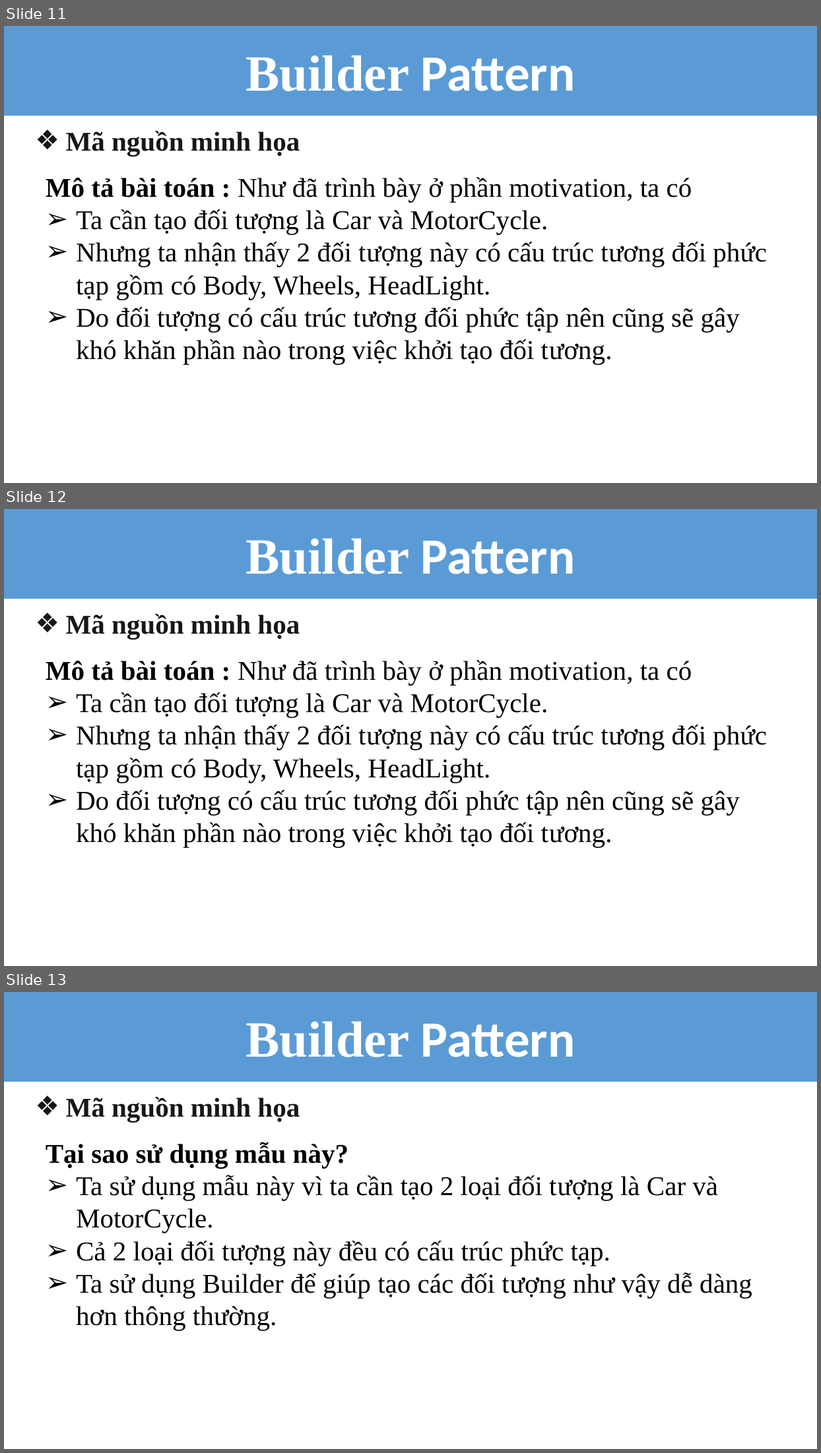
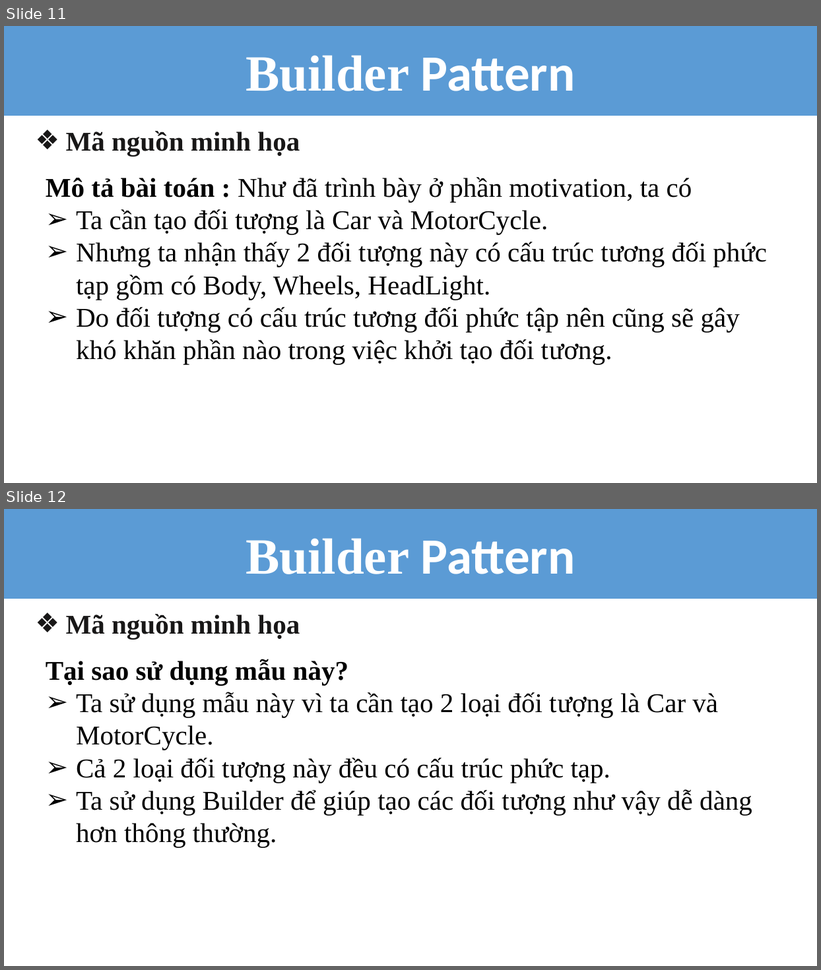
Before and after one commit to huulocuit1/DP, a slide deck: KHOA/Builder.pptx. Shown one above the other, each under a label of ours: slides 11, 12 and 13 before the commit, slides 11 and 12 after it. The pictures are 821x1453 and 821x970 pixels, drawn with LibreOffice and Linux fonts; fonts in the diff are those of the drawing. Boxes give left, top, right and bottom in pixels: in the first picture for what was removed or moved away, otherwise in the second. Text is boxed around its words. In the diff, an @@ line names an element or a change of style, - is before the commit and + after.

```diff
--- a/KHOA/Builder.pptx
+++ b/KHOA/Builder.pptx
@@ slide 12 removed at (4, 509, 817, 966), background #FFFFFF @@
@@ rectangle removed at (4, 509, 817, 599) @@
-Builder Pattern
@@ text removed at (66, 614, 300, 639) @@
-❖ Mã nguồn minh họa
@@ text removed at (46, 660, 767, 848) @@
-Mô tả bài toán : Như đã trình bày ở phần motivation, ta có
-➢ Ta cần tạo đối tượng là Car và MotorCycle.
-➢ Nhưng ta nhận thấy 2 đối tượng này có cấu trúc tương đối phức tạp gồm có Body, Wheels, HeadLight.
-➢ Do đối tượng có cấu trúc tương đối phức tập nên cũng sẽ gây khó khăn phần nào trong việc khởi tạo đối tương.
@@ what was slide 13 is now slide 12 @@
```
Also in this commit, not shown: 6 slides changed, 3 other files.
